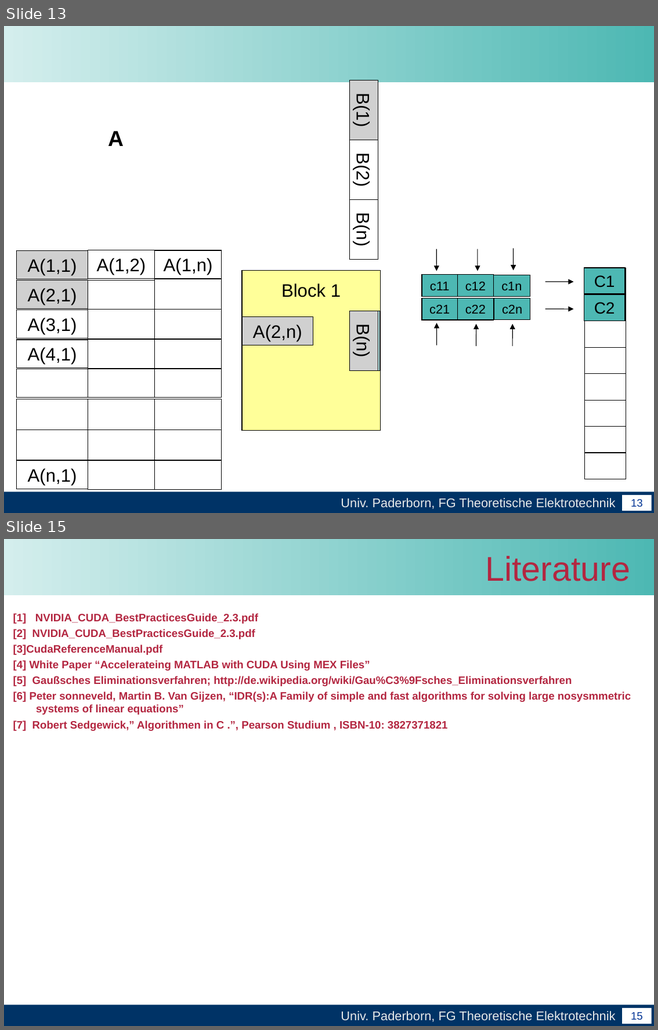
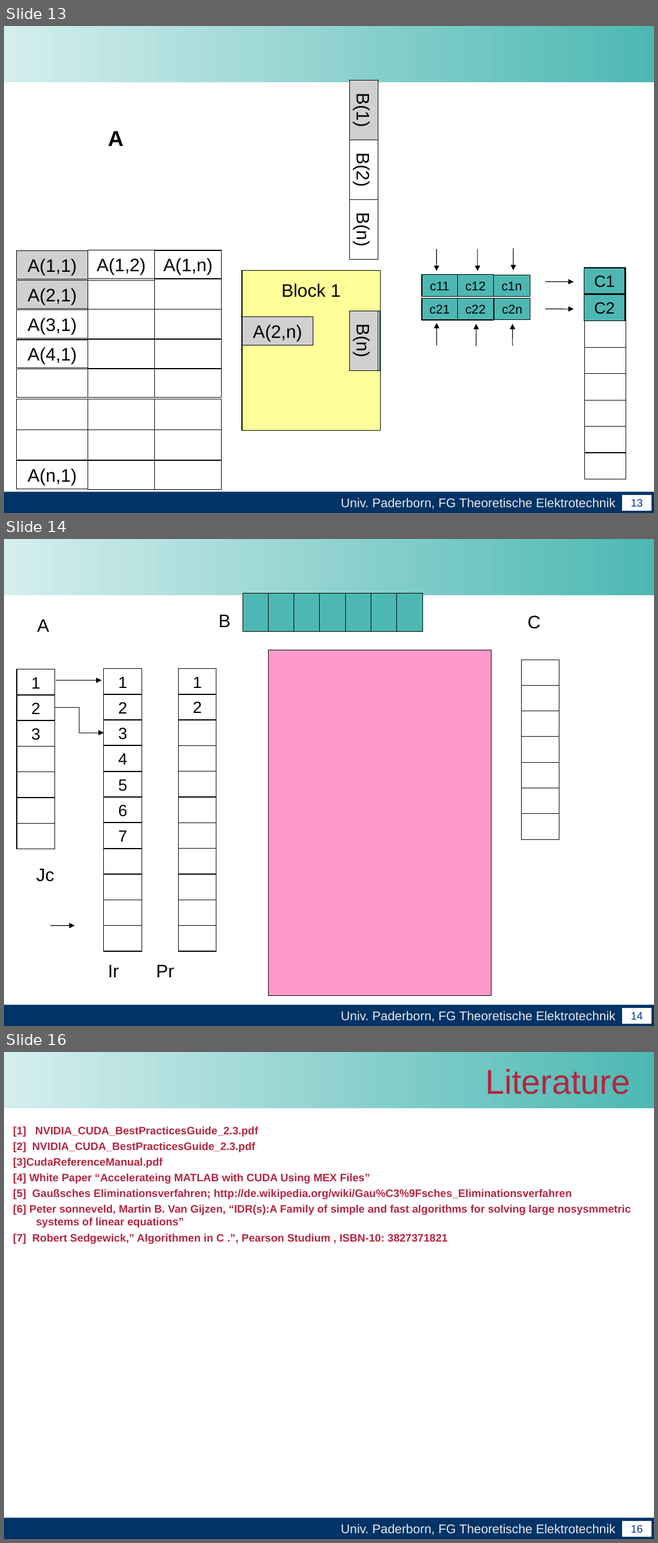
Before and after one commit to unconditional/projektarbeitcuda, a slide deck: Vortrag/Abschlussvortrag der Projektarbeit CUDA(xby).ppt. Shown one above the other, each under a label of ours: slides 13 and 15 before the commit, slides 13, 14 and 16 after it; the slides between them are not shown. The pictures are 658x1030 and 658x1543 pixels, drawn with LibreOffice and Linux fonts; fonts in the diff are those of the drawing; grey boxes stand for pictures; background and template pictures are left out. Boxes give left, top, right and bottom in pixels: in the first picture for what was removed or moved away, otherwise in the second. Text is boxed around its words. In the diff, an @@ line names an element or a change of style, - is before the commit and + after.

```diff
--- a/Vortrag/Abschlussvortrag der Projektarbeit CUDA(xby).ppt
+++ b/Vortrag/Abschlussvortrag der Projektarbeit CUDA(xby).ppt
@@ slide 14 added at (x1=4, y1=539, x2=654, y2=1026), background #FFFFFF; not listed: 4 template elements that a slide beside it also shows @@
@@ group added at (x1=243, y1=593, x2=423, y2=632): 7 rectangles @@
@@ text added at (x1=37, y1=619, x2=49, y2=632), 20 pt, text #000000 @@
+A
@@ text added at (x1=219, y1=614, x2=231, y2=627), 20 pt, text #000000 @@
+B
@@ text added at (x1=527, y1=616, x2=540, y2=629), 20 pt, text #000000 @@
+C
@@ rectangle added at (x1=268, y1=650, x2=491, y2=995), fill #FF99CC, outline #000000 0.74 pt @@
@@ rectangle added at (x1=521, y1=660, x2=560, y2=685), outline #000000 0.74 pt @@
@@ arrow added from (56, 681) to (101, 681), #000000 0.74 pt @@
@@ rectangle added at (x1=521, y1=685, x2=560, y2=711), outline #000000 0.74 pt @@
@@ elbow arrow added from (54, 708) to (104, 733), #000000 0.74 pt @@
@@ rectangle added at (x1=521, y1=711, x2=560, y2=737), outline #000000 0.74 pt @@
@@ rectangle added at (x1=521, y1=736, x2=560, y2=762), outline #000000 0.74 pt @@
@@ rectangle added at (x1=521, y1=762, x2=560, y2=788), outline #000000 0.74 pt @@
@@ rectangle added at (x1=521, y1=788, x2=560, y2=815), outline #000000 0.74 pt @@
@@ rectangle added at (x1=521, y1=814, x2=560, y2=840), outline #000000 0.74 pt @@
@@ group added at (x1=17, y1=669, x2=55, y2=849): 7 rectangles @@
+1
+2
+3
@@ text added at (x1=36, y1=868, x2=54, y2=882), 20 pt, text #000000 @@
+Jc
@@ arrow added from (51, 925) to (75, 925), #000000 0.74 pt @@
@@ group added at (x1=103, y1=668, x2=141, y2=951): 11 rectangles @@
+1
+2
+3
+4
+5
+6
+7
@@ group added at (x1=178, y1=668, x2=216, y2=951): 11 rectangles @@
+1
+2
@@ text added at (x1=108, y1=965, x2=119, y2=977), 20 pt, text #000000 @@
+Ir
@@ text added at (x1=156, y1=965, x2=174, y2=977), 20 pt, text #000000 @@
+Pr
@@ what was slide 15 is now slide 16 @@
@@ page number at (x1=630, y1=1525, x2=643, y2=1533): text changed @@
-15
+16
```
Also in this commit, not shown: 1 other slide added, 1 slide removed.
